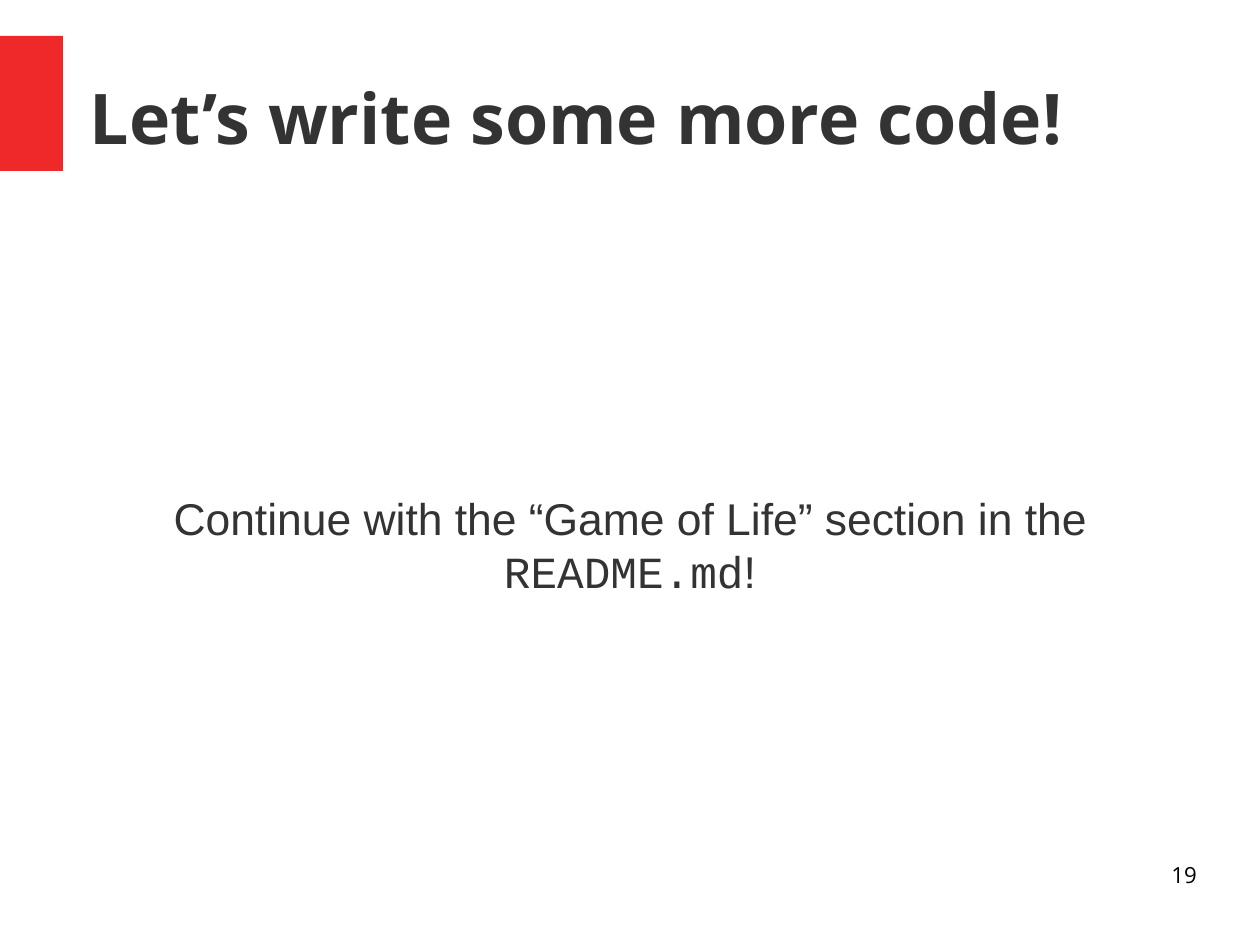
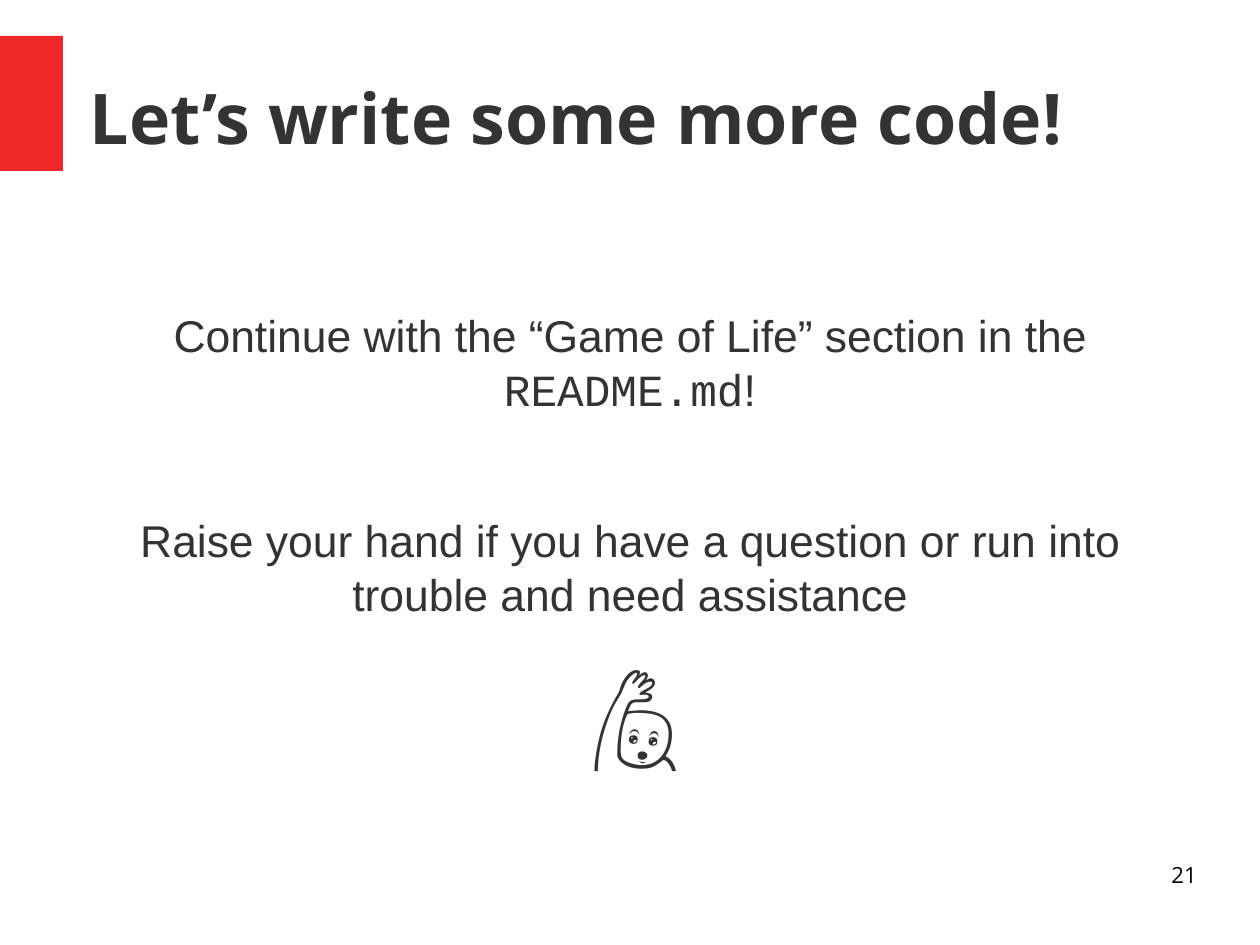
Before and after one commit to pdxrust/rust-wasm-workshop, a slide deck: slide 21 of rust-wasm-workshop-intro-slides.odp (slide 19 before the commit). Drawn at 1260x945 pixels with LibreOffice and Linux fonts; fonts in the diff are those of the drawing. Boxes give left, top, right and bottom in pixels: in the first picture for what was removed or moved away, otherwise in the second. Text is boxed around its words. In the diff, an @@ line names an element or a change of style, - is before the commit and + after.

```diff
--- a/rust-wasm-workshop-intro-slides.odp
+++ b/rust-wasm-workshop-intro-slides.odp
@@ text at [140,524,1120,612]: paragraphs added @@
+Raise your hand if you have a question or run into trouble and need assistance
+🙋‍
@@ page number at [1171,867,1196,883]: text changed @@
-19
+21
```
Also in this commit, not shown: 2 slides added.
